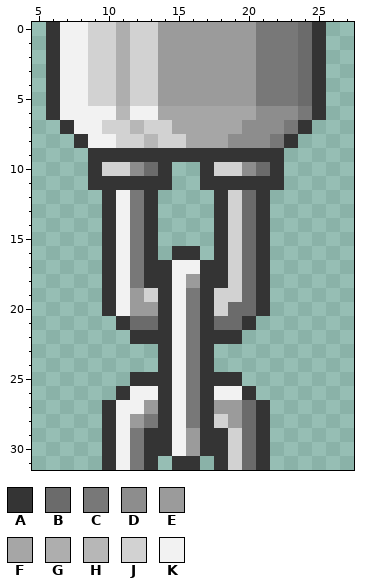
A pixel-art sprite gets an edit: core/assets/graphics/tile_images/TILE_CHAIN_TOP.png. The picture above is the old version.
The file is 32x32 pixels. Colours within 5 levels of each other are drawn and written as one. Shown: x 5..27, y 0..31.
Palette (. is transparent): A #343434  B #6b6b6b  C #787878  D #8d8d8d  E #9b9b9b  F #a6a6a6  G #aeaeae  H #b7b7b7  J #d2d2d2  K #f2f2f2
Pixels before, first column x 6:
 0 AKKJJGJJEEEEEEECCCBA
 1 AKKJJGJJEEEEEEECCCBA
 2 AKKJJGJJEEEEEEECCCBA
 3 AKKJJGJJEEEEEEECCCBA
 4 AKKJJGJJEEEEEEECCCBA
 5 AKKJJGJJEEEEEEECCCBA
 6 AKKKKHKKFFFFFFFDDDCA
 7 .AKKJJHJJFFFFFDDDCA.
 8 ..AKKJJHJJFFFDDDCA..
 9 ...AAAAAAAAAAAAAA...
10 ...AJJDBA..AJJDBA...
11 ...AAAAAA..AAAAAA...
12 ....AKCA....AJBA....
13 ....AKCA....AJBA....
14 ....AKCA....AJBA....
15 ....AKCA....AJBA....
16 ....AKCA.AA.AJBA....
17 ....AKCAAKKAAJBA....
18 ....AKCAAKEAAJBA....
19 ....AKEJAKCAJJBA....
20 ....AKEEAKCAJBBA....
21 .....ABBAKCABBA.....
22 ......AAAKCAAA......
23 ........AKCA........
24 ........AKCA........
25 ......AAAKCAAA......
26 .....AKKAKCAKKA.....
27 ....AKKEAKCAEEBA....
28 ....AKECAKCAJEBA....
29 ....AKCAAKEAAJBA....
30 ....AKCAAKEAAJBA....
31 ....AKCA.AA.AJBA....
New version:
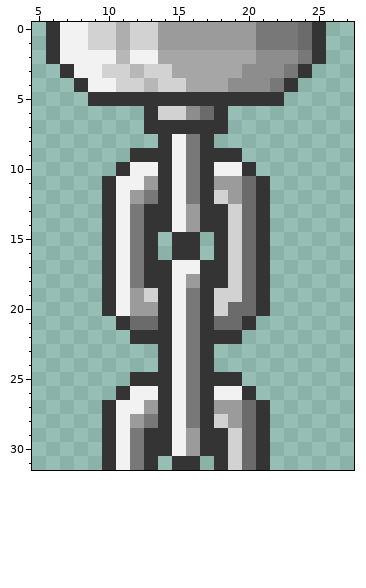
What changed:
y 2: x 9..24 JJGJJEEEEEEECCCB -> KKHKKFFFFFFFDDDC
y 3: x 6..7 AK -> .A; x 9 J -> K; x 11..12 GJ -> JH; x 14..22 EEEEEEECC -> JFFFFFDDD; x 24..25 BA -> A.
y 4: x 6..11 AKKJJG -> ..AKKJ; x 13..21 JEEEEEEEC -> HJJFFFDDD; x 23..25 CBA -> A..
y 5: x 6..25 AKKJJGJJEEEEEEECCCBA -> ...AAAAAAAAAAAAAA...
y 6: x 6..25 AKKKKHKKFFFFFFFDDDCA -> .......AJJDBA.......
y 7: x 7..24 AKKJJHJJFFFFFDDDCA -> ......AAAAAA......
y 8: x 8..23 AKKJJHJJFFFDDDCA -> ......AKCA......
y 9: x 9..11 AAA -> ...; x 15..16 AA -> KC; x 20..22 AAA -> ...
y 10: x 9..13 AJJDB -> ..AKK; x 15..16 .. -> KC; x 18..22 JJDBA -> KKA..
y 11: x 9 A -> .; x 11..13 AAA -> KKE; x 15..16 .. -> KC; x 18..20 AAA -> EEB; x 22 A -> .
y 12: x 12..19 CA....AJ -> ECAKCAJE
y 13..14: x 14..17 .... -> AKEA
y 15: x 15..16 .. -> AA
